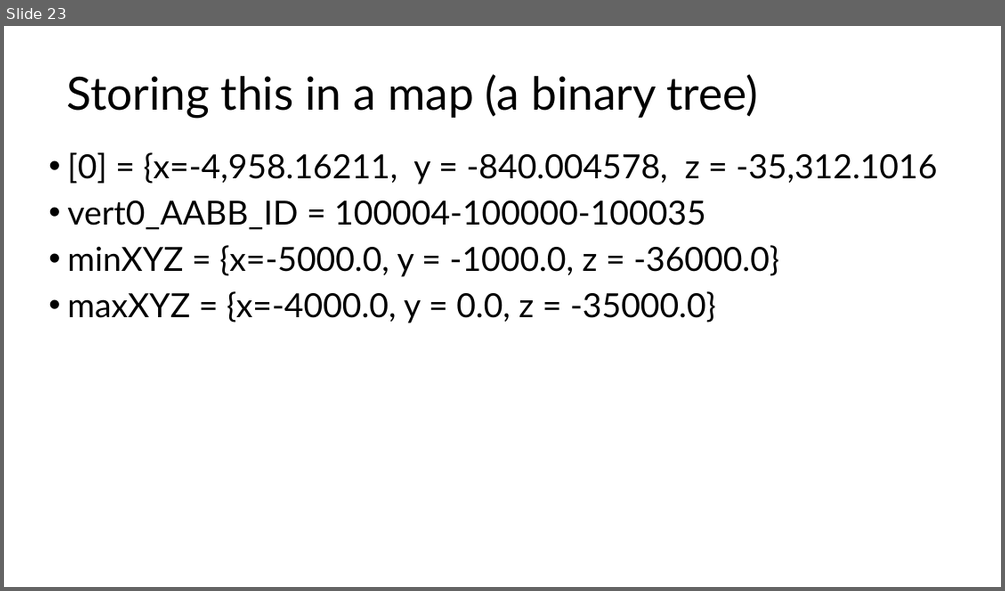
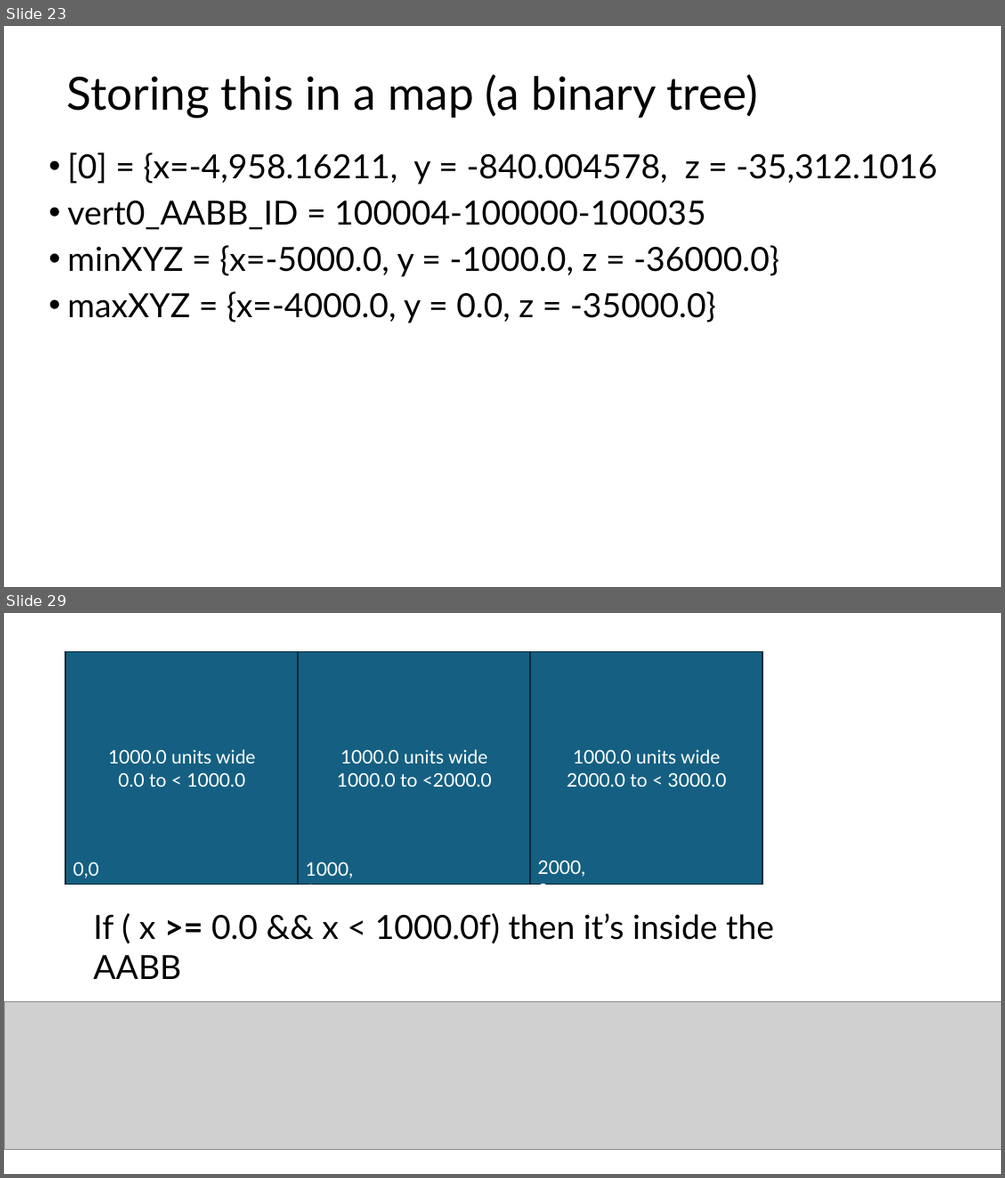
Before and after one commit to FeeneyCodes/GDP202425, a slide deck: 6019_Phys_1/D2D/W10/Broad_vs_Narrow.pptx. Shown one above the other, each under a label of ours: slide 23 before the commit, slides 23 and 29 after it; the slides between them are not shown. The pictures are 1005x591 and 1005x1178 pixels, drawn with LibreOffice and Linux fonts; fonts in the diff are those of the drawing; grey boxes stand for pictures. Boxes give left, top, right and bottom in pixels: in the first picture for what was removed or moved away, otherwise in the second. Text is boxed around its words. In the diff, an @@ line names an element or a change of style, - is before the commit and + after.

Commit message:
Subdivided triagle test for broad phase AABB generation

```diff
--- a/6019_Phys_1/D2D/W10/Broad_vs_Narrow.pptx
+++ b/6019_Phys_1/D2D/W10/Broad_vs_Narrow.pptx
@@ slide 29 added at [4, 613, 1001, 1174], background #FFFFFF @@
@@ rectangle added at [66, 652, 299, 884], fill #156082, outline #092A39 1.5 pt, 18 pt, text #FFFFFF @@
+1000.0 units wide
+0.0 to < 1000.0
@@ rectangle added at [298, 652, 531, 884], fill #156082, outline #092A39 1.5 pt, 18 pt, text #FFFFFF @@
+1000.0 units wide
+1000.0 to <2000.0
@@ rectangle added at [531, 652, 763, 884], fill #156082, outline #092A39 1.5 pt, 18 pt, text #FFFFFF @@
+1000.0 units wide
+2000.0 to < 3000.0
@@ text added at [73, 861, 99, 878], 18 pt, text #FFFFFF @@
+0,0
@@ text added at [306, 861, 353, 884], 18 pt, text #FFFFFF @@
+1000,0
@@ text added at [538, 860, 585, 884], 18 pt, text #FFFFFF @@
+2000,0
@@ text added at [93, 913, 774, 943], 32 pt, text #000000 @@
+If ( x >= 0.0 && x < 1000.0f) then it’s inside the AABB
@@ picture added at [4, 1001, 1001, 1149] @@
```
Also in this commit, not shown: 9 other slides added, 2 other files.
